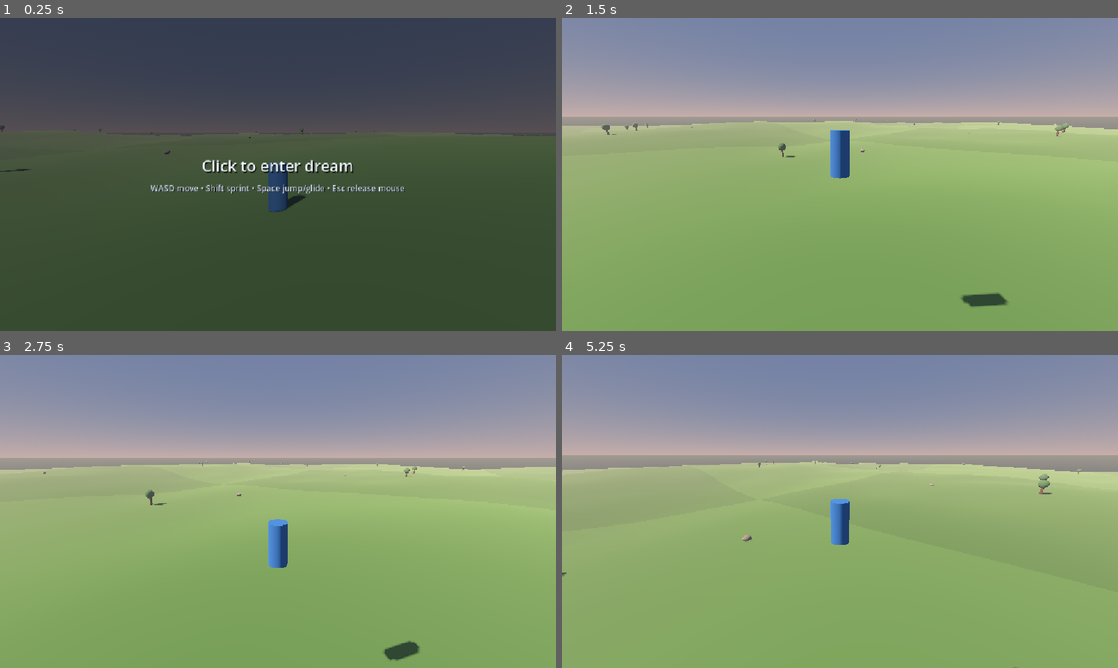
Above: before the commit, frames 1-4 (two rows, left to right).
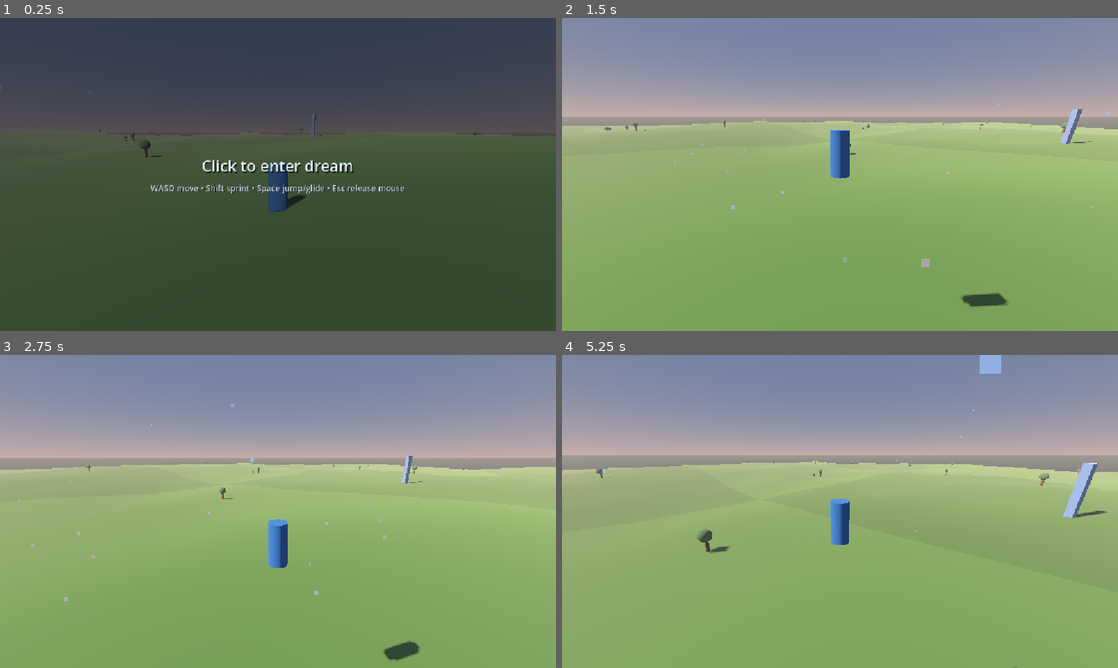
Above: after the commit, the same moments.

Repository: nimanimanima-rgb/DreamRunner
Game: Godot game, scene res://scenes/Game.tscn
Two runs of this game, one before a commit and one after it. Both use one fixed random seed, a clock stepped at 60 frames per second and the inputs below.
Inputs (mouse positions are in pixels of both pictures, inside the frame that each line leads up to):
- Up to frame 1 (0.25 s): no input
- Up to frame 2 (1.5 s): tap Enter at 0.5 s; move the mouse to (962, 158) at 0.52 s; hold D (move_right) 0.53-1.28 s; hold Shift (sprint) 0.53-1.28 s; click (962, 158) at 0.67 s; tap Space (jump) at 0.77 s; move the mouse to (812, 174) at 1.27 s; hold W (move_forward) from 1.28 s (still down); tap Shift (sprint) at 1.35 s
- Up to frame 3 (2.75 s): keep holding W (move_forward); tap Space (jump) at 1.52 s; move the mouse to (289, 505) at 2.02 s; hold Shift (sprint) from 2.03 s (still down)
- Up to frame 4 (5.25 s): keep holding W (move_forward); move the mouse to (834, 517) at 2.77 s; release Shift (sprint) at 2.78 s; tap Shift (sprint) at 2.85, 4.35 s; click (834, 517) at 2.92 s; tap Space (jump) at 3.02, 3.77, 4.52 s; move the mouse to (878, 514) at 3.52 s; hold Shift (sprint) 3.53-4.28 s; move the mouse to (795, 508) at 4.27 s; move the mouse to (845, 511) at 5.02 s; hold Shift (sprint) from 5.03 s (still down); click (845, 511) at 5.17 s

The runs differ from the first frame. In frame 1, 0.2% of the frame differs, in the area x 0-86%, y 30-50%; in frame 2, 0.5%; in frame 3, 0.3%; in frame 4, 1.1%, in the area x 0-98%, y 0-71%.

Commit message:
Add world life atmosphere pass

Diff:
--- a/scenes/Game.tscn
+++ b/scenes/Game.tscn
@@ -4,6 +4,7 @@
 [ext_resource type="Script" uid="uid://c3d0yp7lwq8fe" path="res://scripts/terrain_chunk_manager.gd" id="2_terrain"]
 [ext_resource type="Script" uid="uid://bnv4pyccmhbrw" path="res://scripts/debug_hud.gd" id="3_hud"]
 [ext_resource type="Script" path="res://scripts/start_overlay.gd" id="4_overlay"]
+[ext_resource type="Script" path="res://scripts/dream_atmosphere.gd" id="5_atmosphere"]
 
 [sub_resource type="StandardMaterial3D" id="PlayerMaterial"]
 albedo_color = Color(0.18, 0.42, 0.68, 1)
@@ -80,11 +81,16 @@
 [node name="WorldEnvironment" type="WorldEnvironment" parent="."]
 environment = SubResource("Environment")
 
+[node name="DreamAtmosphere" type="MultiMeshInstance3D" parent="."]
+script = ExtResource("5_atmosphere")
+player_path = NodePath("../Player")
+
 [node name="DebugHUD" type="CanvasLayer" parent="."]
 visible = false
 script = ExtResource("3_hud")
 player_path = NodePath("../Player")
 terrain_manager_path = NodePath("../TerrainManager")
+atmosphere_path = NodePath("../DreamAtmosphere")
 
 [node name="MarginContainer" type="MarginContainer" parent="DebugHUD"]
 offset_left = 16.0
--- a/scripts/debug_hud.gd
+++ b/scripts/debug_hud.gd
@@ -2,11 +2,15 @@
 
 @export var player_path: NodePath
 @export var terrain_manager_path: NodePath
+@export var atmosphere_path: NodePath
 
 @onready var player: CharacterBody3D = get_node(player_path)
 @onready var readout: Label = $MarginContainer/PanelContainer/MarginContainer/Readout
 @onready var terrain_manager: Node = (
 	null if terrain_manager_path.is_empty() else get_node_or_null(terrain_manager_path)
+)
+@onready var atmosphere: Node = (
+	null if atmosphere_path.is_empty() else get_node_or_null(atmosphere_path)
 )
 
 
@@ -35,6 +39,8 @@
 			+ "Active chunks: %d\n" % chunk_count
 			+ "Active props: %d" % prop_count
 		)
+		if atmosphere != null:
+			terrain_text += "\nDream motes: %d" % atmosphere.call("get_active_mote_count")
 	var movement_mode := "Gliding" if gliding else "Airborne"
 	if player.is_on_floor():
 		if horizontal_speed < 0.1:
--- /dev/null
+++ b/scripts/dream_atmosphere.gd
@@ -0,0 +1,116 @@
+extends MultiMeshInstance3D
+
+@export var player_path: NodePath
+@export_range(8, 128, 1) var particle_count: int = 48
+@export_range(8.0, 80.0, 1.0) var spawn_radius: float = 34.0
+@export_range(0.05, 2.0, 0.05) var drift_speed: float = 0.35
+@export_range(2.0, 30.0, 1.0) var vertical_range: float = 14.0
+
+@onready var player: CharacterBody3D = get_node(player_path)
+
+var random := RandomNumberGenerator.new()
+var mote_positions: Array[Vector3] = []
+var mote_directions: Array[Vector3] = []
+var mote_phases: PackedFloat32Array = []
+var previous_player_position := Vector3.ZERO
+
+
+func _ready() -> void:
+	random.seed = 7717
+	create_mote_multimesh()
+	previous_player_position = player.global_position
+	global_position = previous_player_position
+
+	for index in range(particle_count):
+		mote_positions.append(random_mote_position())
+		mote_directions.append(random_drift_direction())
+		mote_phases.append(random.randf_range(0.0, TAU))
+		update_mote_transform(index)
+
+
+func _process(delta: float) -> void:
+	var player_position := player.global_position
+	var player_movement := player_position - previous_player_position
+	global_position = player_position
+	previous_player_position = player_position
+
+	for index in range(particle_count):
+		# Keep nearby motes suspended in world space while this node follows the player.
+		var mote_position := mote_positions[index] - player_movement
+		mote_phases[index] += delta * 0.8
+		mote_position += mote_directions[index] * drift_speed * delta
+		mote_position.y += sin(mote_phases[index]) * 0.08 * delta
+
+		if should_recycle(mote_position):
+			mote_position = random_mote_position()
+			mote_directions[index] = random_drift_direction()
+
+		mote_positions[index] = mote_position
+		update_mote_transform(index)
+
+
+func create_mote_multimesh() -> void:
+	var mote_material := StandardMaterial3D.new()
+	mote_material.transparency = BaseMaterial3D.TRANSPARENCY_ALPHA
+	mote_material.shading_mode = BaseMaterial3D.SHADING_MODE_UNSHADED
+	mote_material.billboard_mode = BaseMaterial3D.BILLBOARD_ENABLED
+	mote_material.vertex_color_use_as_albedo = true
+	mote_material.emission_enabled = true
+	mote_material.emission = Color(0.62, 0.78, 1.0)
+	mote_material.emission_energy_multiplier = 1.25
+
+	var mote_mesh := QuadMesh.new()
+	mote_mesh.size = Vector2(0.22, 0.22)
+	mote_mesh.material = mote_material
+
+	var mote_multimesh := MultiMesh.new()
+	mote_multimesh.transform_format = MultiMesh.TRANSFORM_3D
+	mote_multimesh.use_colors = true
+	mote_multimesh.mesh = mote_mesh
+	mote_multimesh.instance_count = particle_count
+	multimesh = mote_multimesh
+	custom_aabb = AABB(
+		Vector3(-spawn_radius, -vertical_range, -spawn_radius),
+		Vector3(spawn_radius * 2.0, vertical_range * 2.0, spawn_radius * 2.0)
+	)
+
+	for index in range(particle_count):
+		var tint := Color(0.62, 0.78, 1.0, random.randf_range(0.38, 0.78))
+		if index % 5 == 0:
+			tint = Color(0.9, 0.68, 1.0, random.randf_range(0.35, 0.65))
+		mote_multimesh.set_instance_color(index, tint)
+
+
+func random_mote_position() -> Vector3:
+	var angle := random.randf_range(0.0, TAU)
+	var distance := sqrt(random.randf()) * spawn_radius
+	return Vector3(
+		cos(angle) * distance,
+		random.randf_range(-vertical_range * 0.35, vertical_range * 0.65),
+		sin(angle) * distance
+	)
+
+
+func random_drift_direction() -> Vector3:
+	var angle := random.randf_range(0.0, TAU)
+	return Vector3(cos(angle), random.randf_range(-0.12, 0.18), sin(angle)).normalized()
+
+
+func should_recycle(mote_position: Vector3) -> bool:
+	return (
+		Vector2(mote_position.x, mote_position.z).length_squared() > spawn_radius * spawn_radius
+		or mote_position.y < -vertical_range * 0.5
+		or mote_position.y > vertical_range * 0.75
+	)
+
+
+func update_mote_transform(index: int) -> void:
+	var pulse := 0.75 + sin(mote_phases[index] * 1.7) * 0.2
+	multimesh.set_instance_transform(
+		index,
+		Transform3D(Basis.IDENTITY.scaled(Vector3.ONE * pulse), mote_positions[index])
+	)
+
+
+func get_active_mote_count() -> int:
+	return particle_count
--- a/scripts/terrain_chunk_manager.gd
+++ b/scripts/terrain_chunk_manager.gd
@@ -14,7 +14,8 @@
 @export_group("Nature Props")
 @export_range(0, 8, 1) var trees_per_chunk: int = 2
 @export_range(0, 8, 1) var rocks_per_chunk: int = 1
-@export_range(0.0, 1.0, 0.01) var landmark_chance: float = 0.08
+@export_range(0.0, 1.0, 0.01) var landmark_chance: float = 0.1
+@export_range(0.0, 0.5, 0.01) var tree_cluster_chance: float = 0.18
 @export var prop_seed: int = 4242
 @export var prop_border_margin: float = 14.0
 @export var minimum_prop_spacing: float = 12.0
@@ -41,6 +42,9 @@
 var foliage_material: StandardMaterial3D
 var rock_material: StandardMaterial3D
 var landmark_material: StandardMaterial3D
+var foliage_materials: Array[StandardMaterial3D] = []
+var rock_materials: Array[StandardMaterial3D] = []
+var landmark_materials: Array[StandardMaterial3D] = []
 
 var trunk_mesh: CylinderMesh
 var foliage_mesh: SphereMesh
@@ -52,6 +56,9 @@
 
 var chunk_prop_counts: Dictionary = {}
 var active_prop_count: int = 0
+var animated_foliage: Array[Dictionary] = []
+var animated_landmarks: Array[Dictionary] = []
+var animation_time: float = 0.0
 
 
 func _ready() -> void:
@@ -60,11 +67,14 @@
 	update_chunks()
 
 
-func _process(_delta: float) -> void:
+func _process(delta: float) -> void:
 	var player_chunk := world_to_chunk(player.global_position)
 	if player_chunk != current_chunk:
 		current_chunk = player_chunk
 		update_chunks()
+
+	animation_time += delta
+	animate_world_life()
 
 
 func create_shared_resources() -> void:
@@ -84,6 +94,21 @@
 	foliage_material = create_grass_material(foliage_color)
 	rock_material = create_grass_material(rock_color)
 	landmark_material = create_grass_material(landmark_color)
+	foliage_materials = [
+		foliage_material,
+		create_grass_material(foliage_color.lightened(0.08)),
+		create_grass_material(foliage_color.darkened(0.07)),
+	]
+	rock_materials = [
+		rock_material,
+		create_grass_material(rock_color.lightened(0.07)),
+		create_grass_material(rock_color.lerp(Color(0.42, 0.39, 0.48), 0.35)),
+	]
+	landmark_materials = [
+		create_landmark_material(landmark_color),
+		create_landmark_material(Color(0.38, 0.52, 0.7)),
+		create_landmark_material(Color(0.63, 0.4, 0.58)),
+	]
 
 	trunk_mesh = CylinderMesh.new()
 	trunk_mesh.top_radius = 0.35
@@ -121,6 +146,14 @@
 	var material := StandardMaterial3D.new()
 	material.albedo_color = color
 	material.roughness = 1.0
+	return material
+
+
+func create_landmark_material(color: Color) -> StandardMaterial3D:
+	var material := create_grass_material(color)
+	material.emission_enabled = true
+	material.emission = color * 0.55
+	material.emission_energy_multiplier = 0.65
 	return material
 
 
@@ -194,9 +227,23 @@
 			is_spawn_area_clear(coordinate, tree_position)
 			and is_prop_spacing_clear(tree_position, placed_positions)
 		):
-			create_tree(chunk, tree_position, tree_index)
+			create_tree(chunk, tree_position, tree_index, random)
 			placed_positions.append(Vector2(tree_position.x, tree_position.z))
 			prop_count += 1
+
+			if random.randf() < tree_cluster_chance:
+				var companion_position := get_tree_companion_position(
+					random,
+					coordinate,
+					tree_position
+				)
+				if (
+					is_spawn_area_clear(coordinate, companion_position)
+					and is_prop_spacing_clear(companion_position, placed_positions, 4.5)
+				):
+					create_tree(chunk, companion_position, tree_index + 100, random, 0.72)
+					placed_positions.append(Vector2(companion_position.x, companion_position.z))
+					prop_count += 1
 
 	for rock_index in range(rocks_per_chunk):
 		var rock_position := get_random_prop_position(random, coordinate, placed_positions)
@@ -214,7 +261,7 @@
 			is_spawn_area_clear(coordinate, landmark_position)
 			and is_prop_spacing_clear(landmark_position, placed_positions)
 		):
-			create_landmark(chunk, landmark_position)
+			create_landmark(chunk, landmark_position, random)
 			placed_positions.append(Vector2(landmark_position.x, landmark_position.z))
 			prop_count += 1
 
@@ -250,6 +297,24 @@
 	return candidate
 
 
+func get_tree_companion_position(
+	random: RandomNumberGenerator,
+	coordinate: Vector2i,
+	main_position: Vector3
+) -> Vector3:
+	var angle := random.randf_range(0.0, TAU)
+	var distance := random.randf_range(5.0, 8.5)
+	var companion := main_position + Vector3(cos(angle) * distance, 0.0, sin(angle) * distance)
+	var half_size := chunk_size * 0.5 - prop_border_margin
+	companion.x = clampf(companion.x, -half_size, half_size)
+	companion.z = clampf(companion.z, -half_size, half_size)
+	companion.y = sample_height(
+		coordinate.x * chunk_size + companion.x,
+		coordinate.y * chunk_size + companion.z
+	)
+	return companion
+
+
 func is_spawn_area_clear(coordinate: Vector2i, local_position: Vector3) -> bool:
 	var world_x := coordinate.x * chunk_size + local_position.x
 	var world_z := coordinate.y * chunk_size + local_position.z
@@ -258,19 +323,30 @@
 
 func is_prop_spacing_clear(
 	local_position: Vector3,
-	placed_positions: Array[Vector2]
+	placed_positions: Array[Vector2],
+	spacing: float = -1.0
 ) -> bool:
+	var required_spacing := minimum_prop_spacing if spacing < 0.0 else spacing
 	var candidate := Vector2(local_position.x, local_position.z)
 	for placed_position in placed_positions:
-		if candidate.distance_to(placed_position) < minimum_prop_spacing:
+		if candidate.distance_to(placed_position) < required_spacing:
 			return false
 	return true
 
 
-func create_tree(chunk: StaticBody3D, base_position: Vector3, index: int) -> void:
+func create_tree(
+	chunk: StaticBody3D,
+	base_position: Vector3,
+	index: int,
+	random: RandomNumberGenerator,
+	scale_multiplier: float = 1.0
+) -> void:
+	var tree_scale := random.randf_range(0.82, 1.28) * scale_multiplier
 	var tree := Node3D.new()
 	tree.name = "Tree_%d" % index
 	tree.position = base_position
+	tree.rotation.y = random.randf_range(-PI, PI)
+	tree.scale = Vector3.ONE * tree_scale
 
 	var trunk := MeshInstance3D.new()
 	trunk.name = "Trunk"
@@ -283,14 +359,20 @@
 	foliage.name = "Foliage"
 	foliage.position = Vector3(0.0, 4.1, 0.0)
 	foliage.mesh = foliage_mesh
-	foliage.material_override = foliage_material
+	foliage.material_override = foliage_materials[random.randi_range(0, foliage_materials.size() - 1)]
 	tree.add_child(foliage)
 	chunk.add_child(tree)
+	animated_foliage.append({
+		"node": foliage,
+		"phase": random.randf_range(0.0, TAU),
+		"strength": random.randf_range(0.018, 0.045),
+	})
 
 	var collision := CollisionShape3D.new()
 	collision.name = "TreeCollision_%d" % index
-	collision.position = base_position + Vector3(0.0, 1.6, 0.0)
+	collision.position = base_position + Vector3(0.0, 1.6 * tree_scale, 0.0)
 	collision.shape = trunk_shape
+	collision.scale = Vector3.ONE * tree_scale
 	chunk.add_child(collision)
 
 
@@ -301,33 +383,76 @@
 	random: RandomNumberGenerator
 ) -> void:
 	var rock := MeshInstance3D.new()
+	var rock_scale := Vector3(
+		random.randf_range(0.72, 1.35),
+		random.randf_range(0.65, 1.2),
+		random.randf_range(0.72, 1.35)
+	)
 	rock.name = "Rock_%d" % index
-	rock.position = base_position + Vector3(0.0, 0.7, 0.0)
+	rock.position = base_position + Vector3(0.0, 0.7 * rock_scale.y, 0.0)
 	rock.rotation.y = random.randf_range(-PI, PI)
+	rock.rotation.z = random.randf_range(-0.12, 0.12)
+	rock.scale = rock_scale
 	rock.mesh = rock_mesh
-	rock.material_override = rock_material
+	rock.material_override = rock_materials[random.randi_range(0, rock_materials.size() - 1)]
 	chunk.add_child(rock)
 
 	var collision := CollisionShape3D.new()
 	collision.name = "RockCollision_%d" % index
-	collision.position = base_position + Vector3(0.0, 0.5, 0.0)
+	collision.position = base_position + Vector3(0.0, 0.5 * rock_scale.y, 0.0)
 	collision.shape = rock_shape
+	collision.scale = rock_scale
 	chunk.add_child(collision)
 
 
-func create_landmark(chunk: StaticBody3D, base_position: Vector3) -> void:
+func create_landmark(
+	chunk: StaticBody3D,
+	base_position: Vector3,
+	random: RandomNumberGenerator
+) -> void:
+	var landmark_scale := Vector3(
+		random.randf_range(0.65, 1.25),
+		random.randf_range(1.25, 2.25),
+		random.randf_range(0.65, 1.25)
+	)
 	var landmark := MeshInstance3D.new()
 	landmark.name = "Landmark"
-	landmark.position = base_position + Vector3(0.0, 4.5, 0.0)
+	landmark.position = base_position + Vector3(0.0, 4.5 * landmark_scale.y, 0.0)
+	landmark.rotation.y = random.randf_range(-PI, PI)
+	landmark.scale = landmark_scale
 	landmark.mesh = landmark_mesh
-	landmark.material_override = landmark_material
+	landmark.material_override = landmark_materials[
+		random.randi_range(0, landmark_materials.size() - 1)
+	]
 	chunk.add_child(landmark)
+	animated_landmarks.append({
+		"node": landmark,
+		"phase": random.randf_range(0.0, TAU),
+		"base_scale": landmark_scale,
+	})
 
 	var collision := CollisionShape3D.new()
 	collision.name = "LandmarkCollision"
-	collision.position = base_position + Vector3(0.0, 4.5, 0.0)
+	collision.position = base_position + Vector3(0.0, 4.5 * landmark_scale.y, 0.0)
 	collision.shape = landmark_shape
+	collision.scale = landmark_scale
 	chunk.add_child(collision)
+
+
+func animate_world_life() -> void:
+	for entry in animated_foliage:
+		var foliage: MeshInstance3D = entry["node"] as MeshInstance3D
+		var phase: float = float(entry["phase"])
+		var strength: float = float(entry["strength"])
+		var sway: float = sin(animation_time * 0.7 + phase) * strength
+		foliage.rotation = Vector3(sway * 0.55, 0.0, sway)
+
+	for entry in animated_landmarks:
+		var landmark: MeshInstance3D = entry["node"] as MeshInstance3D
+		var phase: float = float(entry["phase"])
+		var pulse: float = 1.0 + sin(animation_time * 0.55 + phase) * 0.035
+		var base_scale: Vector3 = entry["base_scale"]
+		landmark.scale = Vector3(base_scale.x * pulse, base_scale.y, base_scale.z * pulse)
 
 
 func generate_chunk_mesh(coordinate: Vector2i) -> ArrayMesh:
@@ -416,12 +541,25 @@
 
 func remove_chunk(coordinate: Vector2i) -> void:
 	var chunk: StaticBody3D = active_chunks[coordinate]
+	remove_chunk_animation_entries(chunk)
 	active_prop_count -= chunk_prop_counts.get(coordinate, 0)
 	chunk_prop_counts.erase(coordinate)
 	active_chunks.erase(coordinate)
 	chunk.queue_free()
 
 
+func remove_chunk_animation_entries(chunk: StaticBody3D) -> void:
+	for index in range(animated_foliage.size() - 1, -1, -1):
+		var foliage: Node = animated_foliage[index]["node"]
+		if chunk.is_ancestor_of(foliage):
+			animated_foliage.remove_at(index)
+
+	for index in range(animated_landmarks.size() - 1, -1, -1):
+		var landmark: Node = animated_landmarks[index]["node"]
+		if chunk.is_ancestor_of(landmark):
+			animated_landmarks.remove_at(index)
+
+
 func get_current_chunk_coordinate() -> Vector2i:
 	return current_chunk
 
Not shown, added: scripts/dream_atmosphere.gd.uid
Not shown, changed: ROADMAP.md
